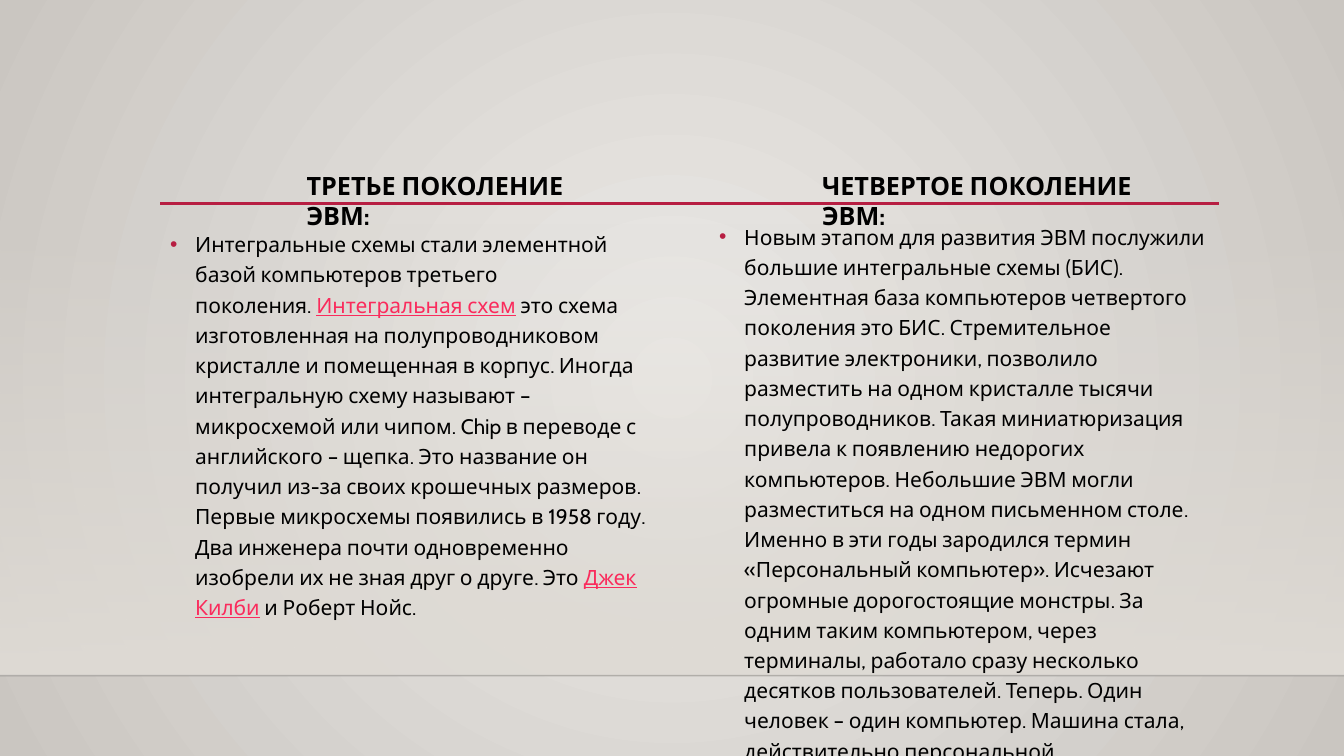
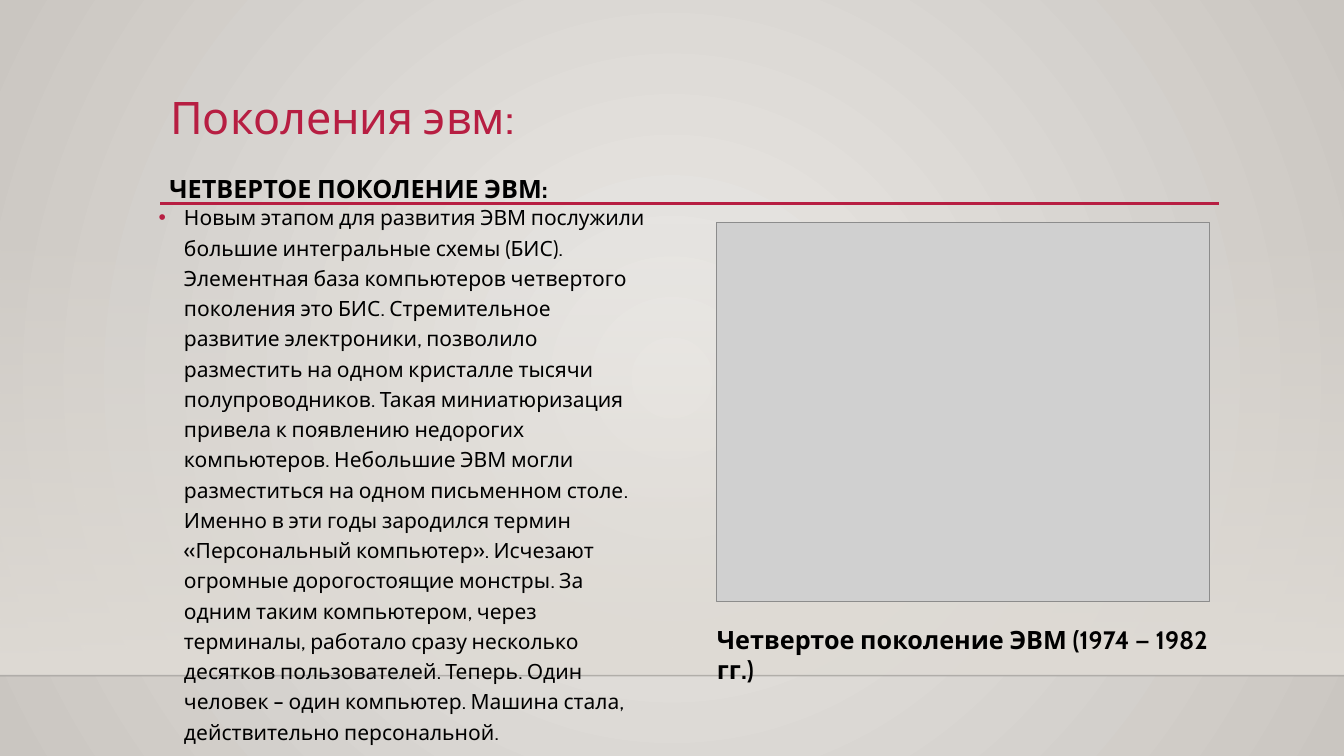
Before and after one commit to SonyaPimenova/-, a slide deck: slide 7 of КУРСОВАЯ.pptx. Drawn at 1344x756 pixels with LibreOffice and Linux fonts; fonts in the diff are those of the drawing; grey boxes stand for pictures; background and template pictures are left out. Boxes give left, top, right and bottom in pixels: in the first picture for what was removed or moved away, otherwise in the second. Text is boxed around its words. In the diff, an @@ line names an element or a change of style, - is before the commit and + after.

```diff
--- a/КУРСОВАЯ.pptx
+++ b/КУРСОВАЯ.pptx
@@ text added at [170, 102, 515, 135], 32 pt, text #B71E42 @@
+Поколения эвм:
@@ text "ЧЕТВЕРТОЕ ПОКОЛЕНИЕ ЭВМ:" rewrapped from [822, 176, 1132, 226] to [169, 179, 547, 204] @@
@@ text removed at [307, 176, 564, 226] @@
-ТРЕТЬЕ ПОКОЛЕНИЕ ЭВМ:
@@ text "Новым этапом для развития ЭВМ ..." rewrapped from [744, 225, 1205, 733] to [184, 210, 645, 745] @@
@@ text removed at [195, 236, 641, 620] @@
-• Интегральные схемы стали элементной базой компьютеров третьего поколения. Интегральная схем это схема изготовленная на полупроводниковом кристалле и помещенная в корпус. Иногда интегральную схему называют – микросхемой или чипом. Chip в переводе с английского – щепка. Это название он получил из-за своих крошечных размеров. Первые микросхемы появились в 1958 году. Два инженера почти одновременно изобрели их не зная друг о друге. Это Джек Килби и Роберт Нойс.
@@ picture added at [716, 223, 1210, 602] @@
@@ text added at [717, 630, 1208, 679], 18 pt, text #000000, bold @@
+Четвертое поколение ЭВМ (1974 — 1982 гг.)
```
Also in this commit, not shown: 7 other slides changed.
